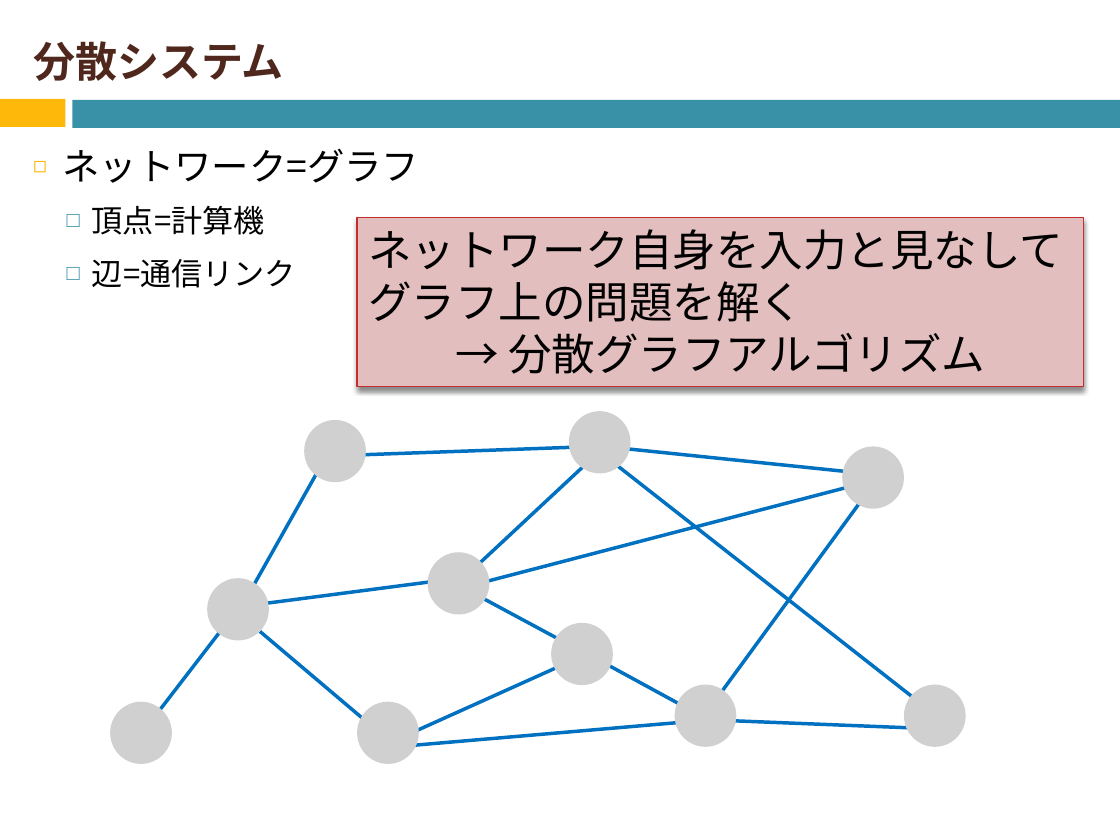
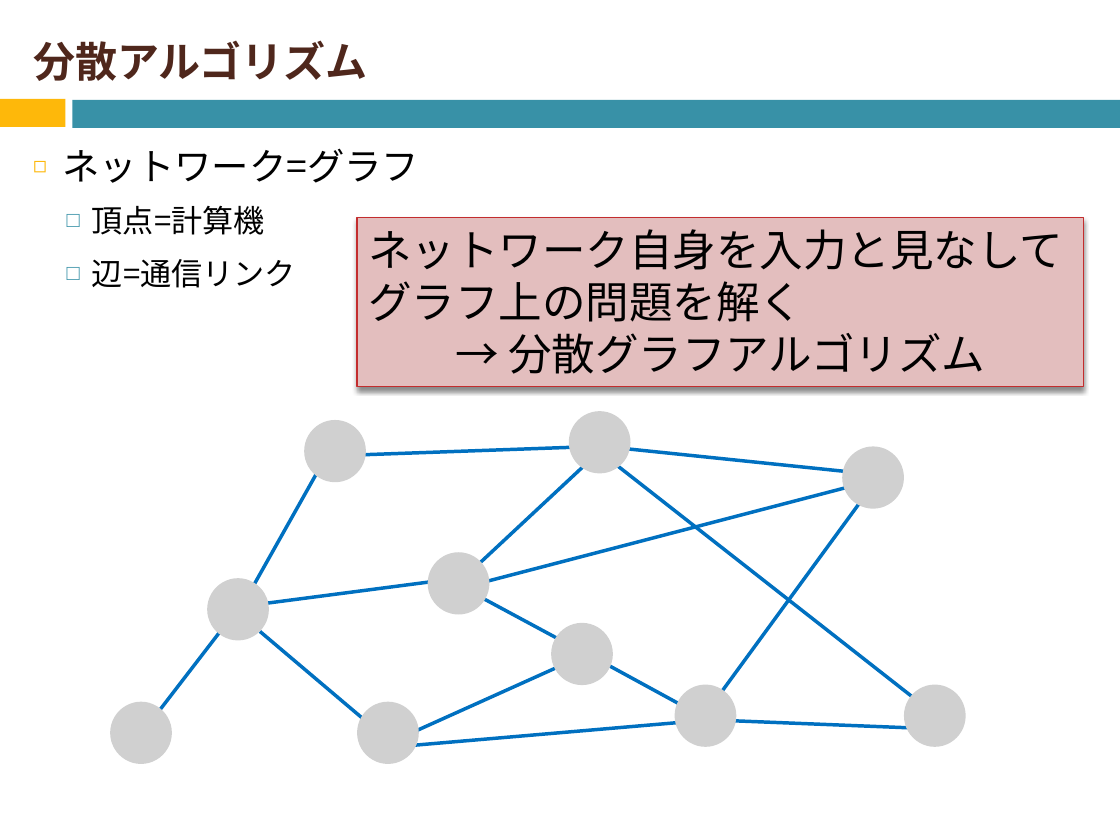
Before and after one commit to Izulabo-nitech/Distributed_Complexity_of_k-Maximal_Independent_Set_Verification, a slide deck: slide 4 of chukan/chukan2020_sato.pptx. Drawn at 1120x840 pixels with LibreOffice and Linux fonts; fonts in the diff are those of the drawing; grey boxes stand for pictures. Boxes give left, top, right and bottom in pixels: in the first picture for what was removed or moved away, otherwise in the second. Text is boxed around its words. In the diff, an @@ line names an element or a change of style, - is before the commit and + after.

```diff
--- a/chukan/chukan2020_sato.pptx
+++ b/chukan/chukan2020_sato.pptx
@@ title at (33, 40, 368, 81): text changed @@
-分散システム
+分散アルゴリズム
```
Also in this commit, not shown: 7 other slides changed, 5 slides added, 4 slides removed.
